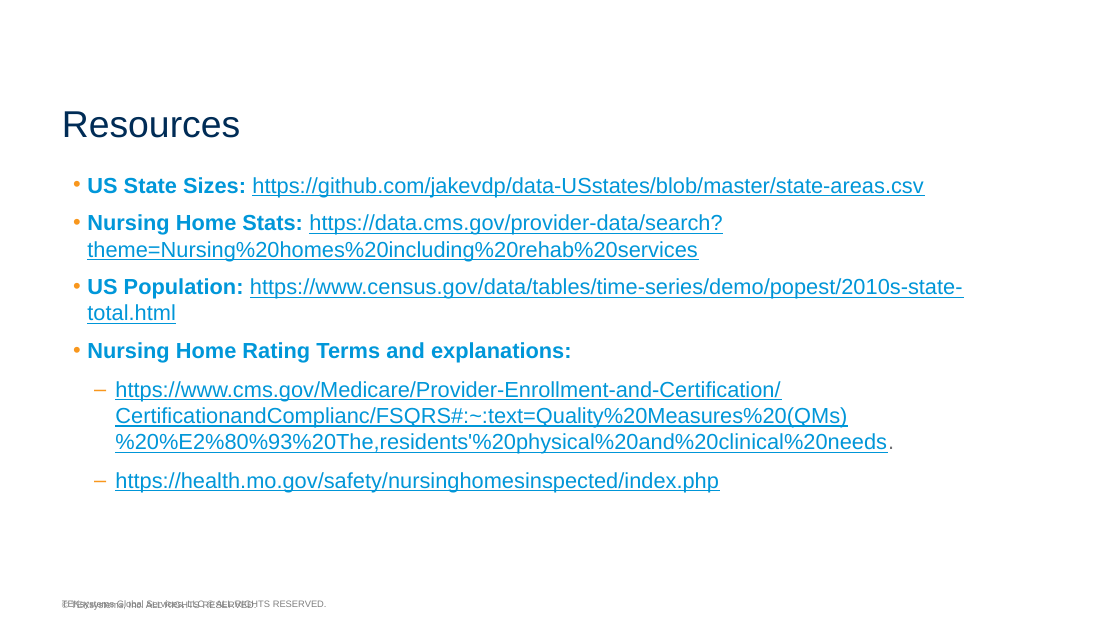
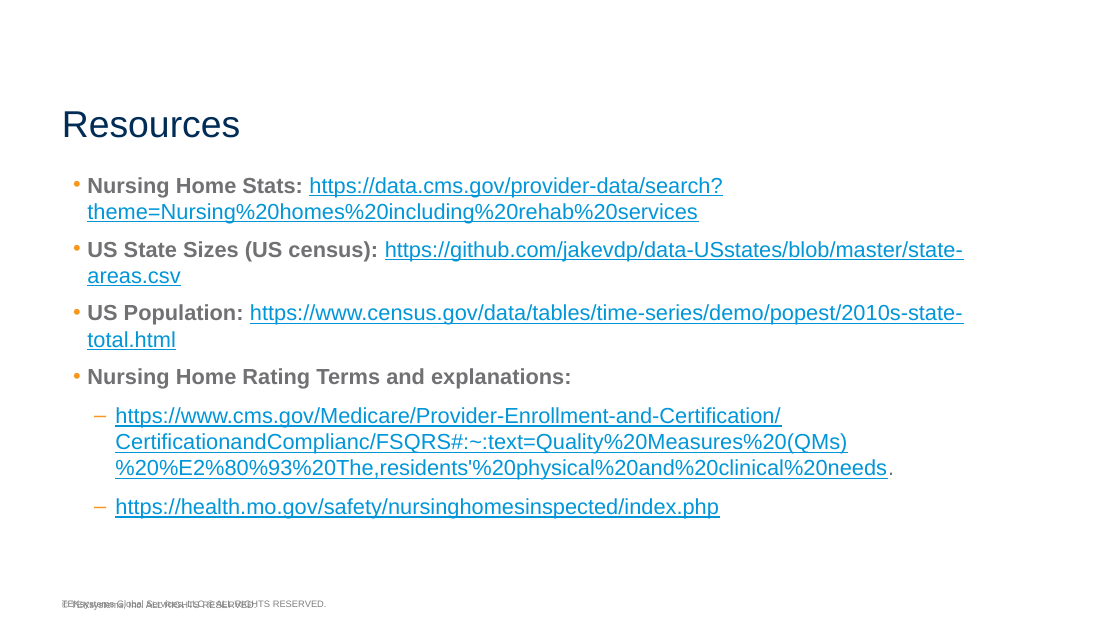
Before and after one commit to tianiachan/NursingHome_Analysis, a slide deck: slide 5 of InformatiTekRFP.pptx (slide 8 before the commit). Drawn at 1120x630 pixels with LibreOffice and Linux fonts; fonts in the diff are those of the drawing; background and template pictures are left out. Boxes give left, top, right and bottom in pixels: in the first picture for what was removed or moved away, otherwise in the second. Text is boxed around its words. In the diff, an @@ line names an element or a change of style, - is before the commit and + after.

```diff
--- a/InformatiTekRFP.pptx
+++ b/InformatiTekRFP.pptx
@@ text at [87,177,923,197]: paragraph removed @@
-• US State Sizes: https://github.com/jakevdp/data-USstates/blob/master/state-areas.csv
@@ text at [87,177,963,389]: text colour #0097D9 to #717073 in "Nursing Home Stats:", "US Population:", "Nursing Home Rating Terms and explanations:" @@
@@ text at [87,241,963,286]: paragraph added @@
+• US State Sizes (US census): https://github.com/jakevdp/data-USstates/blob/master/state-areas.csv
```
Also in this commit, not shown: 1 other slide changed, 1 slide removed, 1 other file.
